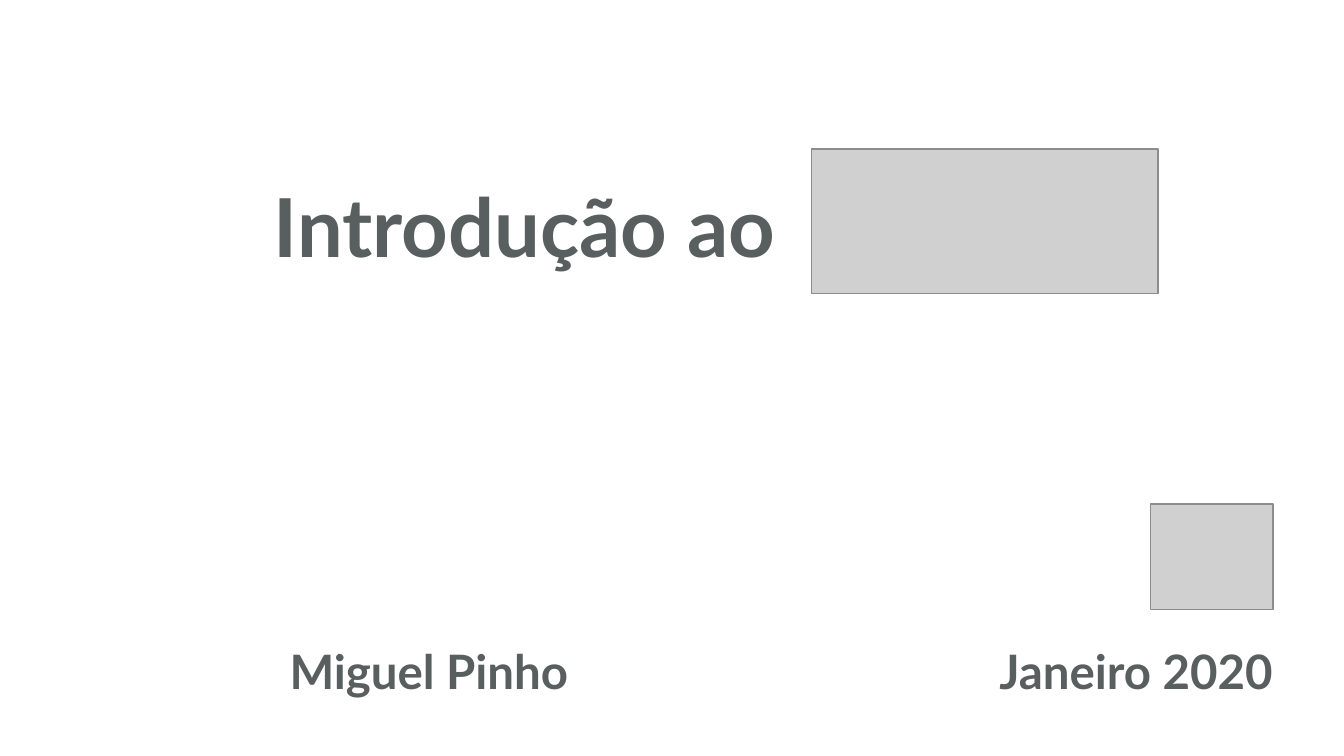
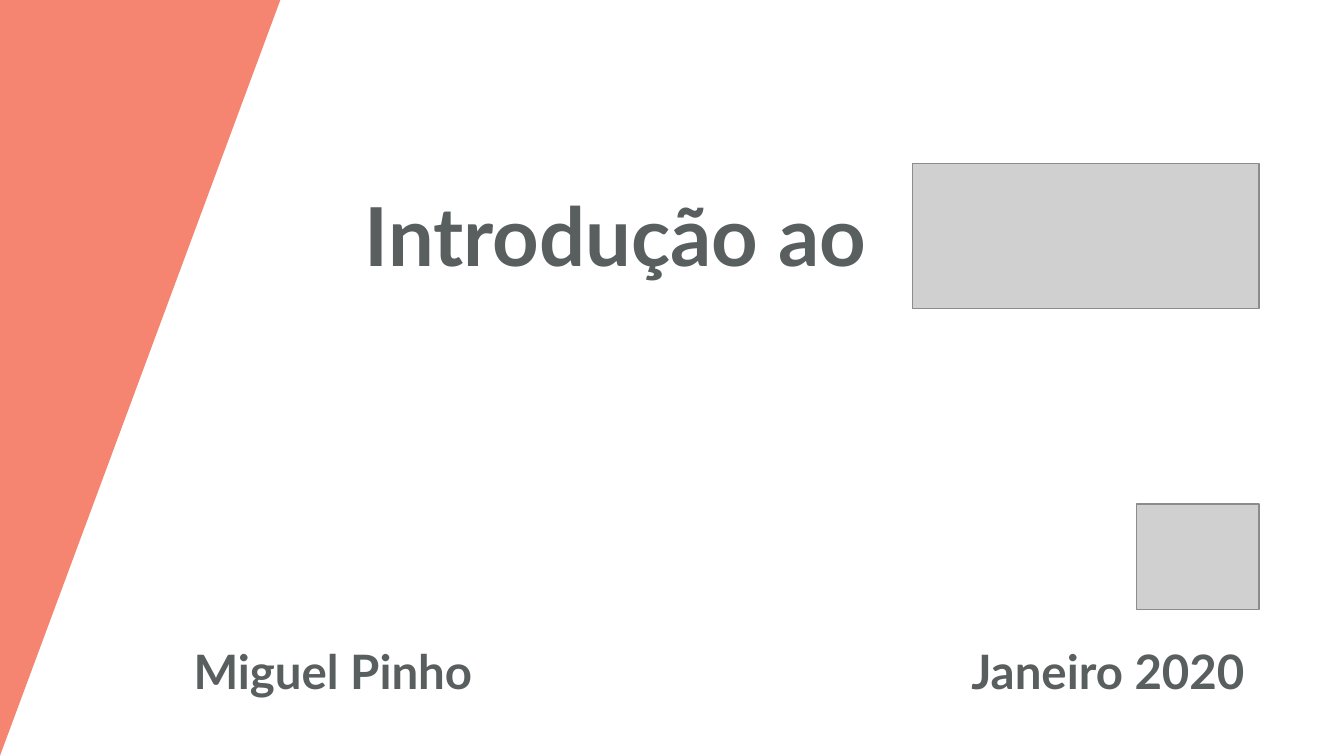
Before and after one commit to miguelpinho/git-lecture, a slide deck: slide 1 of lecture_pt.odp. Drawn at 1344x756 pixels with LibreOffice and Linux fonts; fonts in the diff are those of the drawing; grey boxes stand for pictures. Boxes give left, top, right and bottom in pixels: in the first picture for what was removed or moved away, otherwise in the second. Text is boxed around its words. In the diff, an @@ line names an element or a change of style, - is before the commit and + after.

```diff
--- a/lecture_pt.odp
+++ b/lecture_pt.odp
@@ right triangle added at [0, 0, 281, 756], fill #F58470 @@
@@ title "Introdução ao": place and size @@
-title "Introdução ao" at [274, 196, 775, 272]
+title "Introdução ao" at [365, 205, 866, 281]
@@ picture: place and size @@
-picture at [812, 149, 1159, 294]
+picture at [912, 163, 1259, 309]
@@ picture: place and size @@
-picture at [1151, 504, 1273, 610]
+picture at [1137, 504, 1259, 610]
@@ text "Miguel Pinho": place and size @@
-text "Miguel Pinho" at [290, 654, 568, 698]
+text "Miguel Pinho" at [194, 654, 472, 698]
@@ text "Janeiro 2020": place and size @@
-text "Janeiro 2020" at [999, 654, 1273, 690]
+text "Janeiro 2020" at [971, 654, 1245, 690]
```
Also in this commit, not shown: 8 other slides changed, 1 other file.
